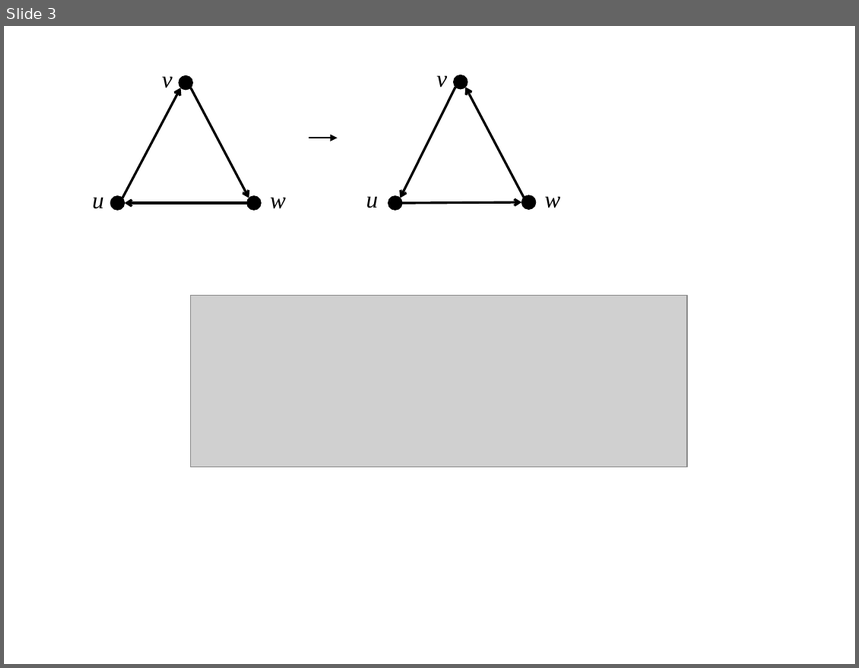
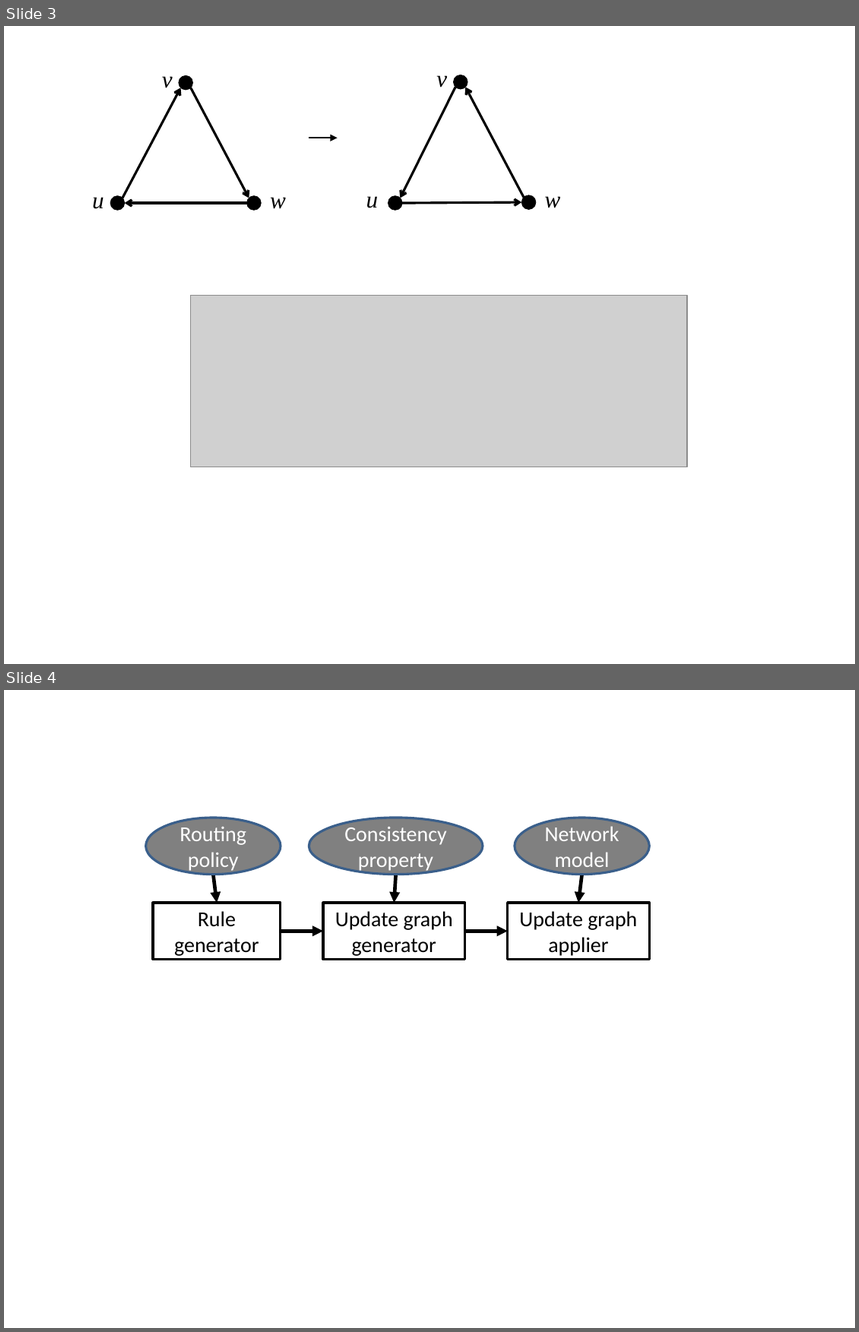
Before and after one commit to ratulm/consistency, a slide deck: figures/allfigures.pptx. Shown one above the other, each under a label of ours: slide 3 before the commit, slides 3 and 4 after it. The pictures are 859x668 and 859x1332 pixels, drawn with LibreOffice and Linux fonts; fonts in the diff are those of the drawing; grey boxes stand for pictures. Boxes give left, top, right and bottom in pixels: in the first picture for what was removed or moved away, otherwise in the second. Text is boxed around its words. In the diff, an @@ line names an element or a change of style, - is before the commit and + after.

```diff
--- a/figures/allfigures.pptx
+++ b/figures/allfigures.pptx
@@ slide 4 added at (4,690,855,1328), background #FFFFFF @@
@@ ellipse added at (146,818,281,875), fill #808080, outline #3A5F8C 2 pt, 18 pt, text #FFFFFF @@
+Routing policy
@@ ellipse added at (309,818,482,875), fill #808080, outline #3A5F8C 2 pt, 18 pt, text #FFFFFF @@
+Consistency property
@@ ellipse added at (515,818,649,875), fill #808080, outline #3A5F8C 2 pt, 18 pt, text #FFFFFF @@
+Network model
@@ arrow added from (214, 875) to (217, 903), #000000 3 pt @@
@@ arrow added from (395, 875) to (394, 903), #000000 3 pt @@
@@ arrow added from (582, 875) to (579, 903), #000000 3 pt @@
@@ rectangle added at (153,903,281,960), outline #000000 2 pt, 18 pt, text #000000 @@
+Rule generator
@@ rectangle added at (323,903,465,960), outline #000000 2 pt, 18 pt, text #000000 @@
+Update graph generator
@@ rectangle added at (508,903,650,960), outline #000000 2 pt, 18 pt, text #000000 @@
+Update graph applier
@@ arrow added from (281, 931) to (323, 931), #000000 3 pt @@
@@ arrow added from (465, 931) to (508, 931), #000000 3 pt @@
```
Also in this commit, not shown: 5 other files.
